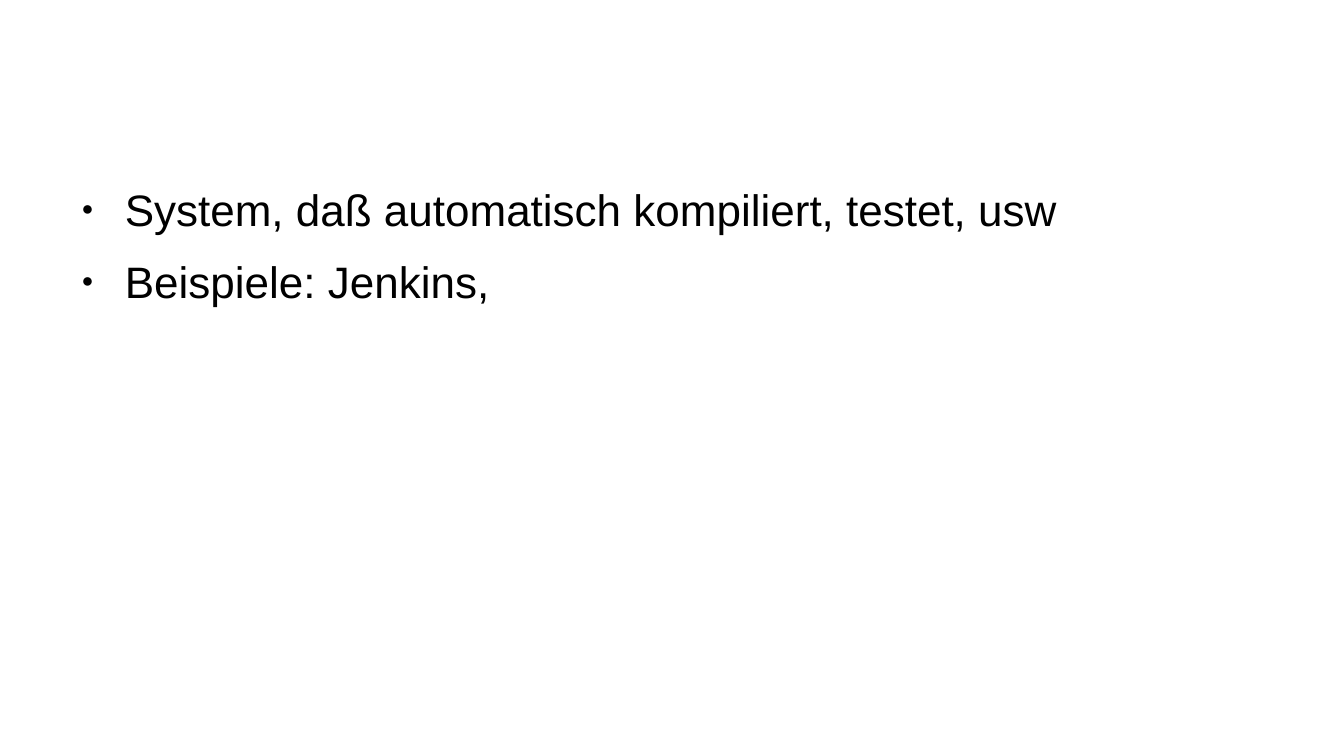
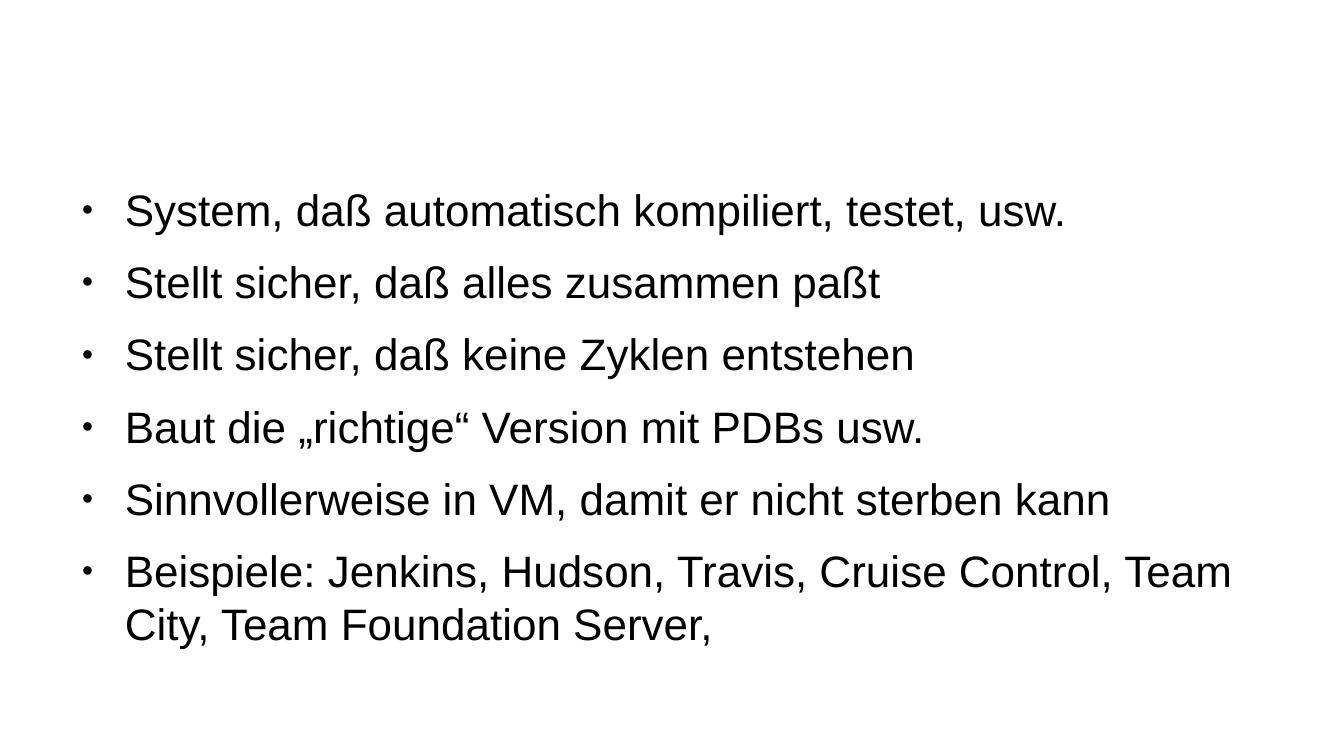
Before and after one commit to carstenkuckuk/CppUGBochum, a slide deck: slide 19 of doc/20180920_CppUGBochum_CI_Jenkins_CMake_GoogleTest.odp. Drawn at 1344x756 pixels with LibreOffice and Linux fonts; fonts in the diff are those of the drawing; background and template pictures are left out. Boxes give left, top, right and bottom in pixels: in the first picture for what was removed or moved away, otherwise in the second. Text is boxed around its words. In the diff, an @@ line names an element or a change of style, - is before the commit and + after.

```diff
--- a/doc/20180920_CppUGBochum_CI_Jenkins_CMake_GoogleTest.odp
+++ b/doc/20180920_CppUGBochum_CI_Jenkins_CMake_GoogleTest.odp
@@ text at [125, 194, 1232, 646]: text changed @@
-● System, daß automatisch kompiliert, testet, usw
-● Beispiele: Jenkins,
+● System, daß automatisch kompiliert, testet, usw.
+● Stellt sicher, daß alles zusammen paßt
+● Stellt sicher, daß keine Zyklen entstehen
+● Baut die „richtige“ Version mit PDBs usw.
+● Sinnvollerweise in VM, damit er nicht sterben kann
+● Beispiele: Jenkins, Hudson, Travis, Cruise Control, Team City, Team Foundation Server,
```
Also in this commit, not shown: 10 other slides changed, 14 slides added, 1 slide removed.
